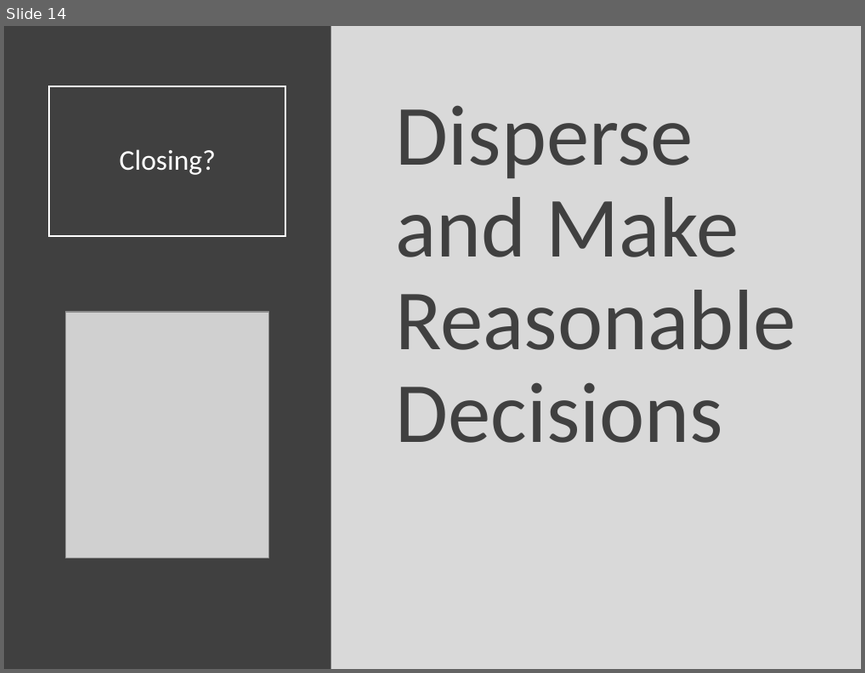
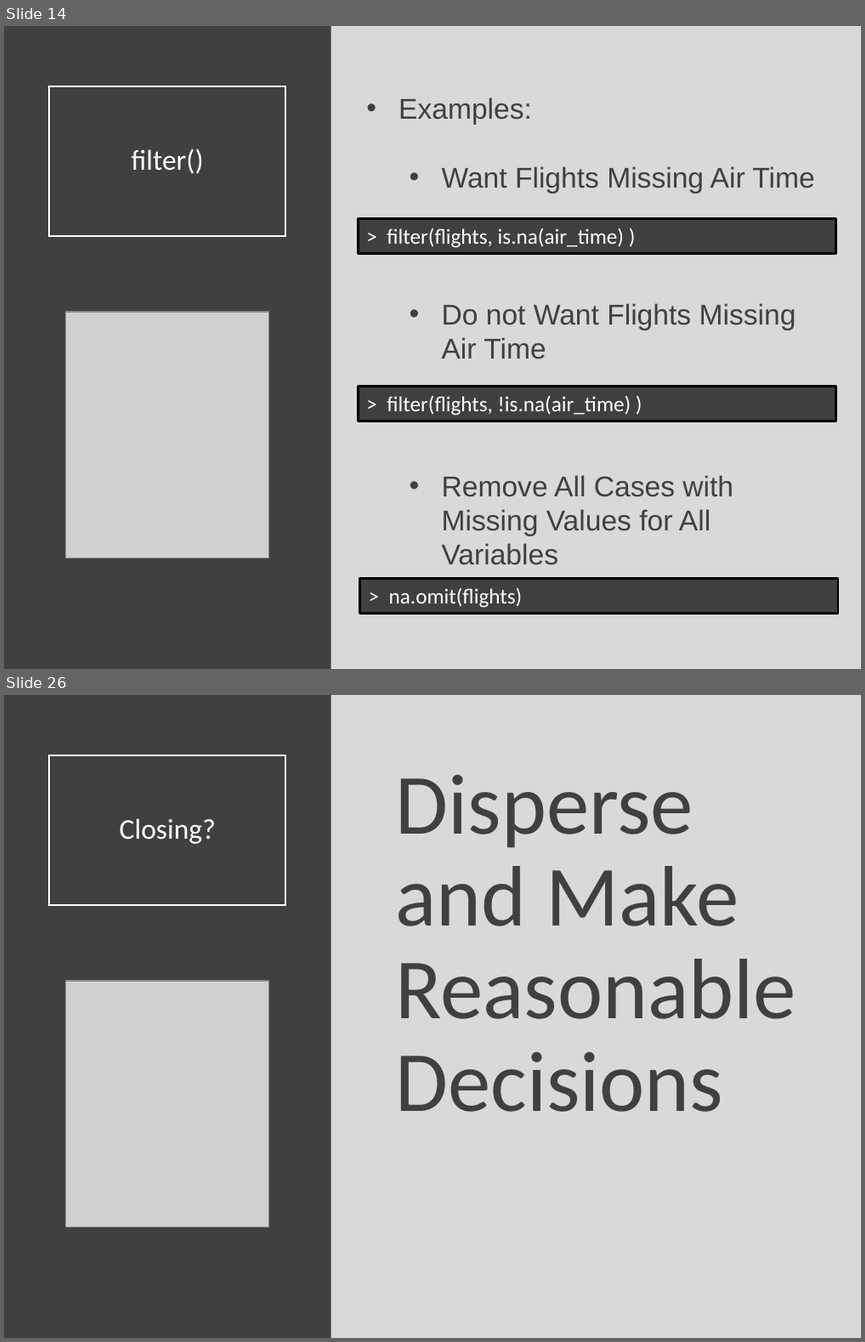
Before and after one commit to Yixf-Self/STOR320_WEBSITE, a slide deck: Lectures/Lecture 4/Lecture 4.pptx. Shown one above the other, each under a label of ours: slide 14 before the commit, slides 14 and 26 after it; the slides between them are not shown. The pictures are 865x673 and 865x1342 pixels, drawn with LibreOffice and Linux fonts; fonts in the diff are those of the drawing; grey boxes stand for pictures. Boxes give left, top, right and bottom in pixels: in the first picture for what was removed or moved away, otherwise in the second. Text is boxed around its words. In the diff, an @@ line names an element or a change of style, - is before the commit and + after.

```diff
--- a/Lectures/Lecture 4/Lecture 4.pptx
+++ b/Lectures/Lecture 4/Lecture 4.pptx
@@ slide 14 added at box(4, 26, 861, 669), background #D9D9D9 @@
@@ rectangle added at box(4, 26, 331, 669), fill #404040 @@
@@ title added at box(49, 86, 286, 236), outline #FFFFFF 1.5 pt, 24 pt, text #FFFFFF @@
+filter()
@@ text added at box(398, 97, 814, 565), 24 pt, text #404040 @@
+• Examples:
+  • Want Flights Missing Air Time
+  • Do not Want Flights Missing Air Time
+  • Remove All Cases with Missing Values for All Variables
@@ rectangle added at box(358, 219, 836, 253), fill #404040, outline #000000 2 pt, 18 pt, text #FFFFFF @@
+> filter(flights, is.na(air_time) )
@@ picture added at box(66, 312, 268, 557) @@
@@ rectangle added at box(358, 386, 836, 420), fill #404040, outline #000000 2 pt, 18 pt, text #FFFFFF @@
+> filter(flights, !is.na(air_time) )
@@ rectangle added at box(360, 578, 839, 612), fill #404040, outline #000000 2 pt, 18 pt, text #FFFFFF @@
+> na.omit(flights)
@@ what was slide 14 is now slide 26 @@
```
Also in this commit, not shown: 2 slides changed, 11 other slides added, 3 other files.
